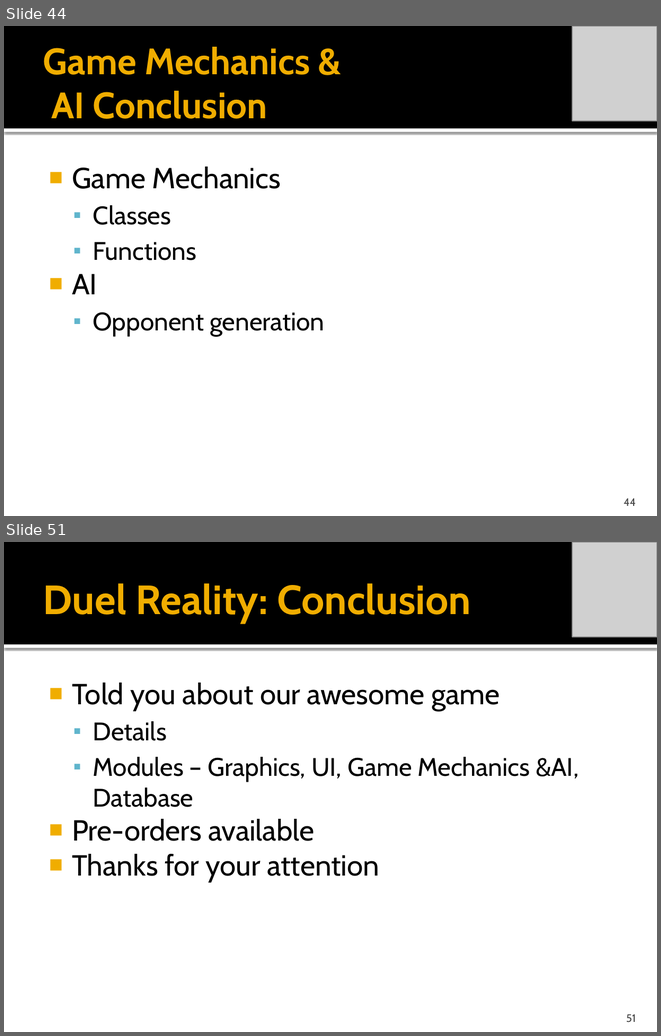
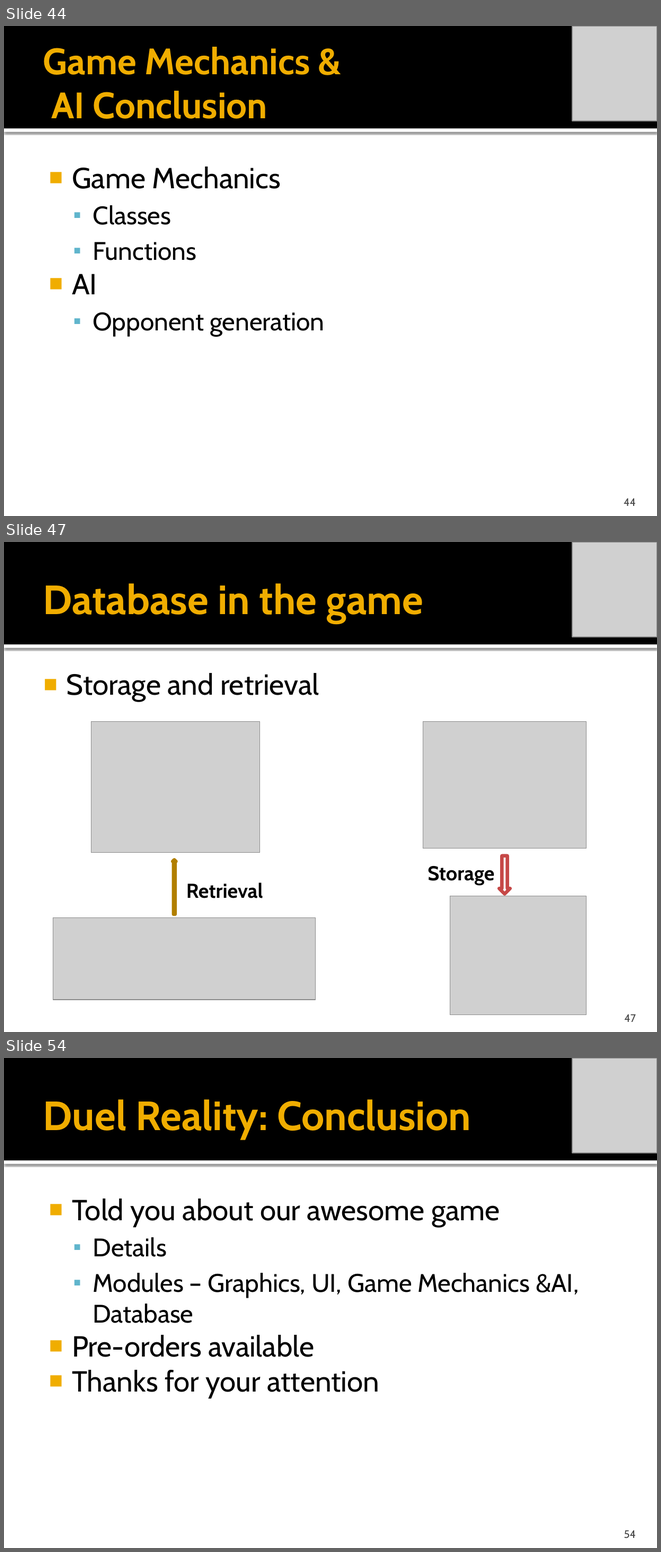
Before and after one commit to idxExtropy/duel-reality, a slide deck: Docs/DUEL REALITY .pptx. Shown one above the other, each under a label of ours: slides 44 and 51 before the commit, slides 44, 47 and 54 after it; the slides between them are not shown. The pictures are 661x1036 and 661x1552 pixels, drawn with LibreOffice and Linux fonts; fonts in the diff are those of the drawing; grey boxes stand for pictures. Boxes give left, top, right and bottom in pixels: in the first picture for what was removed or moved away, otherwise in the second. Text is boxed around its words. In the diff, an @@ line names an element or a change of style, - is before the commit and + after.

```diff
--- a/Docs/DUEL REALITY .pptx
+++ b/Docs/DUEL REALITY .pptx
@@ slide 47 added at box(4, 542, 657, 1032), background #FFFFFF; not listed: 2 template elements that a slide beside it also shows @@
@@ picture added at box(572, 542, 657, 637) @@
@@ title added at box(43, 583, 423, 623), 45 pt, text #F0AD00, bold @@
+Database in the game
@@ text added at box(67, 673, 319, 702), 32 pt, text #000000 @@
+  ■ Storage and retrieval
@@ picture added at box(91, 722, 259, 852) @@
@@ picture added at box(423, 722, 586, 848) @@
@@ up arrow added at box(173, 859, 176, 914), fill #F0AD00, outline #B28000 3.78 pt @@
@@ down arrow added at box(499, 855, 510, 893), fill #FFFFFF, outline #C64847 3.78 pt @@
@@ text added at box(427, 866, 494, 885), 22.2 pt, text #000000, bold @@
+Storage
@@ text added at box(186, 882, 263, 898), 22.2 pt, text #000000, bold @@
+Retrieval
@@ picture added at box(450, 896, 586, 1015) @@
@@ picture added at box(53, 917, 316, 1000) @@
@@ page number added at box(624, 1014, 636, 1022), 12 pt, text #454545 @@
+47
@@ what was slide 51 is now slide 54 @@
@@ page number at box(624, 1530, 636, 1538): text changed @@
-51
+54
```
Also in this commit, not shown: 1 slide changed, 8 other slides added, 6 slides removed.
